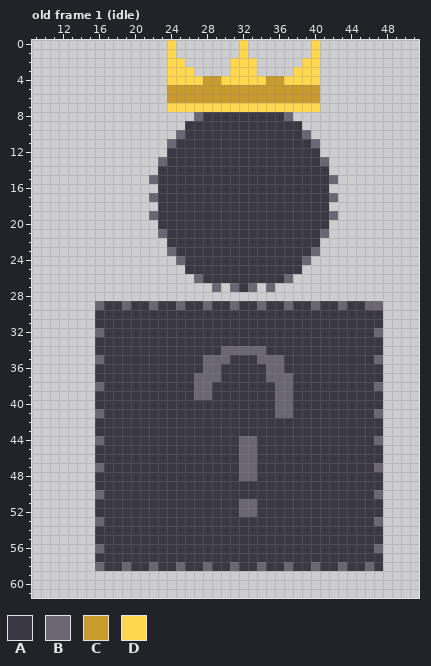
Edited in one commit: pixel-art file (art/enemies/boss.aseprite). That is the earlier state.
64x64 pixels, 1 frame. Shown: old frame 1 (idle): x 9..51, y 0..61. The commit also changed other frames, which this record leaves out.
Palette (. is transparent): A #3a3842  B #6a6772  C #c99a2e  D #ffd84f
Pixels before, old frame 1 (idle) (only the part around the change), first column x 9:
 0 ...............D.......D.......D...........
 1 ...............D.......D.......D...........
 2 ...............DD.....DDD.....DD...........
 3 ...............DDD....DDD....DDD...........
 4 ...............DDDDCCDDDDDCCDDDD...........
 5 ...............CCCCCCCCCCCCCCCCC...........
 6 ...............CCCCCCCCCCCCCCCCC...........
 7 ...............DDDDDDDDDDDDDDDDD...........
 8 ..................BAAAAAAAAAB..............
 9 .................AAAAAAAAAAAAA.............
10 ................BAAAAAAAAAAAAAB............
11 ...............BAAAAAAAAAAAAAAAB...........
12 ...............AAAAAAAAAAAAAAAAA...........
13 ..............BAAAAAAAAAAAAAAAAAB..........
14 ..............AAAAAAAAAAAAAAAAAAA..........
15 .............BAAAAAAAAAAAAAAAAAAAB.........
16 ..............AAAAAAAAAAAAAAAAAAA..........
17 .............BAAAAAAAAAAAAAAAAAAAB.........
18 ..............AAAAAAAAAAAAAAAAAAA..........
19 .............BAAAAAAAAAAAAAAAAAAAB.........
20 ..............AAAAAAAAAAAAAAAAAAA..........
21 ..............BAAAAAAAAAAAAAAAAAB..........
22 ...............AAAAAAAAAAAAAAAAA...........
23 ...............BAAAAAAAAAAAAAAAB...........
24 ................BAAAAAAAAAAAAAB............
25 .................AAAAAAAAAAAAA.............
26 ..................BAAAAAAAAAB..............
27 ....................B.BAB.B................
28 ...........................................
29 .......BAABAABAABAABAABAABAABAABAABAABB....
30 .......AAAAAAAAAAAAAAAAAAAAAAAAAAAAAAAA....
31 .......AAAAAAAAAAAAAAAAAAAAAAAAAAAAAAAA....
32 .......BAAAAAAAAAAAAAAAAAAAAAAAAAAAAAAB....
33 .......AAAAAAAAAAAAAAAAAAAAAAAAAAAAAAAA....
34 .......AAAAAAAAAAAAAABBBBBAAAAAAAAAAAAA....
35 .......BAAAAAAAAAAABBBAAABBBAAAAAAAAAAB....
36 .......AAAAAAAAAAAABBAAAAABBAAAAAAAAAAA....
37 .......AAAAAAAAAAABBBAAAAABBBAAAAAAAAAA....
38 .......BAAAAAAAAAABBAAAAAAABBAAAAAAAAAB....
39 .......AAAAAAAAAAABBAAAAAAABBAAAAAAAAAA....
40 .......AAAAAAAAAAAAAAAAAAAABBAAAAAAAAAA....
41 .......BAAAAAAAAAAAAAAAAAAABBAAAAAAAAAB....
42 .......AAAAAAAAAAAAAAAAAAAAAAAAAAAAAAAA....
43 .......AAAAAAAAAAAAAAAAAAAAAAAAAAAAAAAA....
44 .......BAAAAAAAAAAAAAAABBAAAAAAAAAAAAAB....
45 .......AAAAAAAAAAAAAAAABBAAAAAAAAAAAAAA....
46 .......AAAAAAAAAAAAAAAABBAAAAAAAAAAAAAA....
47 .......BAAAAAAAAAAAAAAABBAAAAAAAAAAAAAB....
48 .......AAAAAAAAAAAAAAAABBAAAAAAAAAAAAAA....
49 .......AAAAAAAAAAAAAAAAAAAAAAAAAAAAAAAA....
50 .......BAAAAAAAAAAAAAAAAAAAAAAAAAAAAAAB....
51 .......AAAAAAAAAAAAAAAABBAAAAAAAAAAAAAA....
52 .......AAAAAAAAAAAAAAAABBAAAAAAAAAAAAAA....
53 .......BAAAAAAAAAAAAAAAAAAAAAAAAAAAAAAB....
54 .......AAAAAAAAAAAAAAAAAAAAAAAAAAAAAAAA....
55 .......AAAAAAAAAAAAAAAAAAAAAAAAAAAAAAAA....
56 .......BAAAAAAAAAAAAAAAAAAAAAAAAAAAAAAB....
57 .......AAAAAAAAAAAAAAAAAAAAAAAAAAAAAAAA....
58 .......BAABAABAABAABAABAABAABAABAABAABA....
59 ...........................................
60 ...........................................
61 ...........................................
New version:
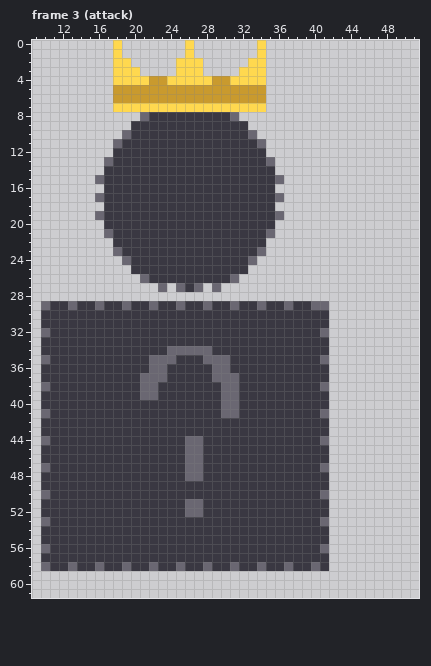
A new or re-ordered frame is compared with the old frame closest to it.
What changed:
frames 1 -> 6
Changed rows in their new state; - is an unchanged pixel.
Frame 3 (attack) is new; against old frame 1 (idle):
first column x 10:
 0 --------D-----.-D-----.-D-----.-------
 1 --------D-----.-D-----.-D-----.-------
 2 --------DD----.-DD---..-D----..-------
 3 --------DDD---.--D---.--D---...-------
 4 --------DDDDCC----D-C----......-------
 5 --------CCCCCC-----------......-------
 6 --------CCCCCC-----------......-------
 7 --------DDDDDD-----------......-------
 8 -----------BAAAAAA---B......----------
 9 ----------AAAAAA-------......---------
10 ---------BAAAAAA-------B......--------
11 --------BAAAAAA---------B......-------
12 --------AAAAAA-----------......-------
13 -------BAAAAAA-----------B......------
14 -------AAAAAA-------------......------
15 ------BAAAAAA-------------B......-----
16 -------AAAAAA-------------......------
17 ------BAAAAAA-------------B......-----
18 -------AAAAAA-------------......------
19 ------BAAAAAA-------------B......-----
20 -------AAAAAA-------------......------
21 -------BAAAAAA-----------B......------
22 --------AAAAAA-----------......-------
23 --------BAAAAAA---------B......-------
24 ---------BAAAAAA-------B......--------
25 ----------AAAAAA-------......---------
26 -----------BAAAAAA---B......----------
27 -------------B-BAB---...-.------------
29 BAABAA-------------------------B......
30 AAAAAA--------------------------......
31 AAAAAA--------------------------......
32 BAAAAAA------------------------B......
33 AAAAAA--------------------------......
34 AAAAAA--------BBBBB-AAAAA-------......
35 BAAAAAA-----BBB---------AAA----B......
36 AAAAAA------BB----A-B----AA-----......
37 AAAAAA-----BBB---AA-BB---AAA----......
38 BAAAAAA----BB----AA-BB----AA---B......
39 AAAAAA-----BB----AA-BB----AA----......
40 AAAAAA--------------BB----AA----......
41 BAAAAAA-------------BB----AA---B......
42 AAAAAA--------------------------......
43 AAAAAA--------------------------......
44 BAAAAAA---------BB----AA-------B......
45 AAAAAA----------BB----AA--------......
46 AAAAAA----------BB----AA--------......
47 BAAAAAA---------BB----AA-------B......
48 AAAAAA----------BB----AA--------......
49 AAAAAA--------------------------......
50 BAAAAAA------------------------B......
51 AAAAAA----------BB----AA--------......
52 AAAAAA----------BB----AA--------......
53 BAAAAAA------------------------B......
54 AAAAAA--------------------------......
55 AAAAAA--------------------------......
56 BAAAAAA------------------------B......
57 AAAAAA--------------------------......
58 BAABAA--------------------------......
Boxes around the changes in both pictures, in picture pixels (x1, y1, x2, y2):
changed: (41, 40, 383, 571)
